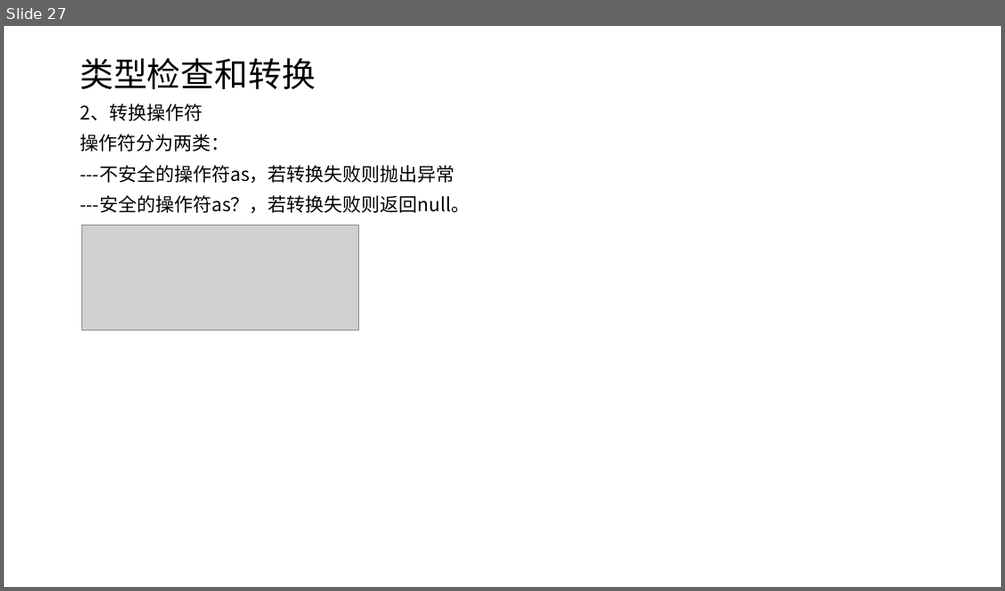
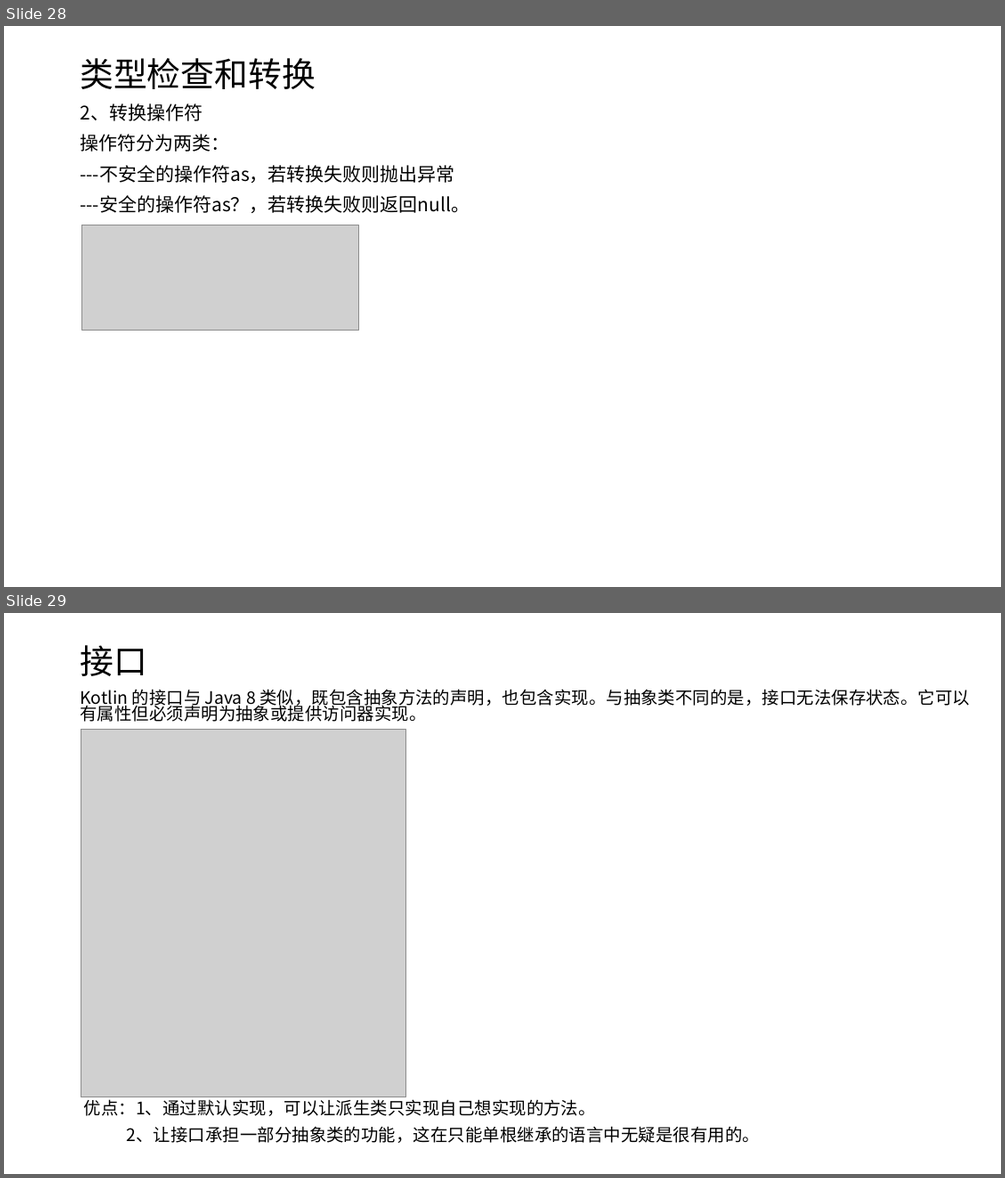
Before and after one commit to shenbibo/KotlinWeather, a slide deck: docs/初探kotlin.pptx. Shown one above the other, each under a label of ours: slide 27 before the commit, slides 28 and 29 after it. The pictures are 1005x591 and 1005x1178 pixels, drawn with LibreOffice and Linux fonts; fonts in the diff are those of the drawing; grey boxes stand for pictures. Boxes give left, top, right and bottom in pixels: in the first picture for what was removed or moved away, otherwise in the second. Text is boxed around its words. In the diff, an @@ line names an element or a change of style, - is before the commit and + after.

Commit message:
类，接口，学习资料更新

```diff
--- a/docs/初探kotlin.pptx
+++ b/docs/初探kotlin.pptx
@@ slide 29 added at bbox=[4, 613, 1001, 1174], background #FFFFFF @@
@@ title added at bbox=[80, 645, 147, 676], 32.4 pt, text #000000 @@
+接口
@@ text added at bbox=[80, 689, 970, 1143], 16.6 pt, text #000000 @@
+Kotlin 的接口与 Java 8 类似，既包含抽象方法的声明，也包含实现。与抽象类不同的是，接口无法保存状态。它可以有属性但必须声明为抽象或提供访问器实现。
+优点：1、通过默认实现，可以让派生类只实现自己想实现的方法。
+2、让接口承担一部分抽象类的功能，这在只能单根继承的语言中无疑是很有用的。
@@ picture added at bbox=[81, 730, 406, 1097] @@
@@ what was slide 27 is now slide 28 @@
```
Also in this commit, not shown: 2 slides changed, 2 other slides added, 5 other files.
